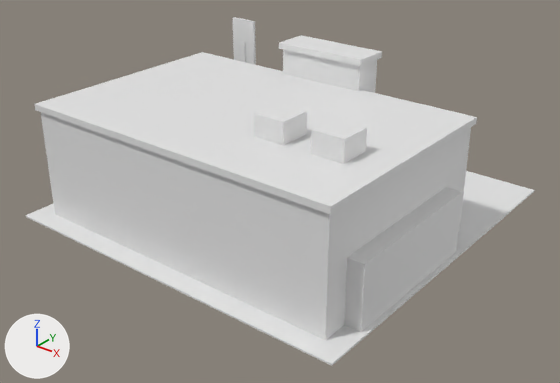
Two versions of the glTF model assets/models/mall_low.glb, one commit apart.
Both versions are drawn from a 50 mm lens placed at (14.05, -18.0, 11.5), pointed at (0.27, -0.77, 0.82). Lighting does not change. The marker at lower left points along +X, +Y and +Z. The older version comes first. Where no turn or scale is listed for an object, it has been applied to the vertices. Vertices at exactly the same position are counted once.

The first picture shows 'Mall'.
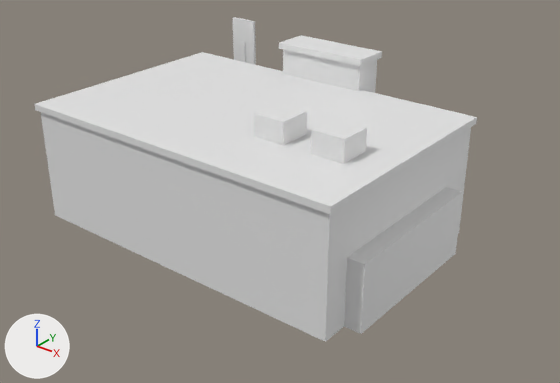
What differs and where, as boxes [x1, y1, x2, y2] in the pictures (560 x 383 px):
'Mall', reshaped (13% narrower, 7% shorter)
    before: [25, 17, 535, 366]
    after: [34, 17, 477, 342]
part 1 of me_mall, deleted
    before: [25, 171, 535, 366]

The change, as a diff of the scene's bpy script:
```diff
--- a/assets/models/mall_low.glb.py
+++ b/assets/models/mall_low.glb.py
@@ me_mall @@
 # used by ob_mall; location = (0.0, 0.0, 0.0)
-me_mall.from_pydata(...)  # 144 vertices, 216 faces; spans x -5.95..5.95, y -5.95..5.95, z 0.0..4.8
+me_mall.from_pydata(...)  # 136 vertices, 204 faces; spans x -5.8..5.8, y -5.4..3.7, z 0.0..4.8
+# me_mall part 1: the loose piece of 8 vertices spanning x -5.95..5.95, y -5.95..5.95, z 0.0..0.05 is deleted
 me_mall.materials.append(mat_unit)
```
